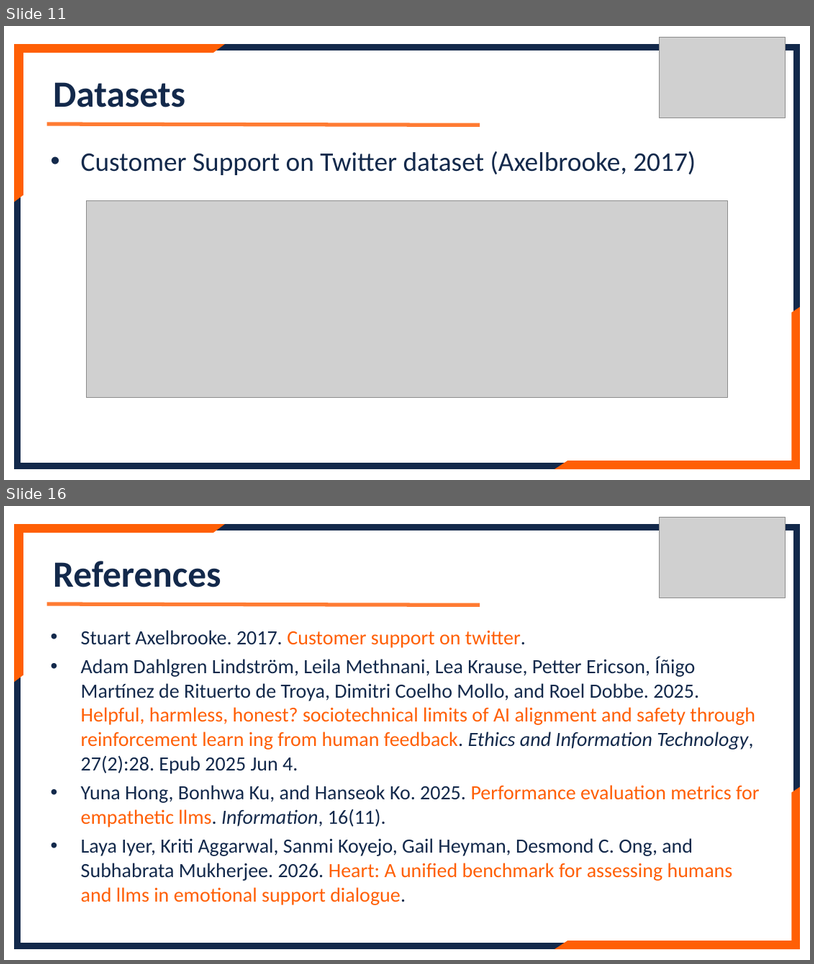
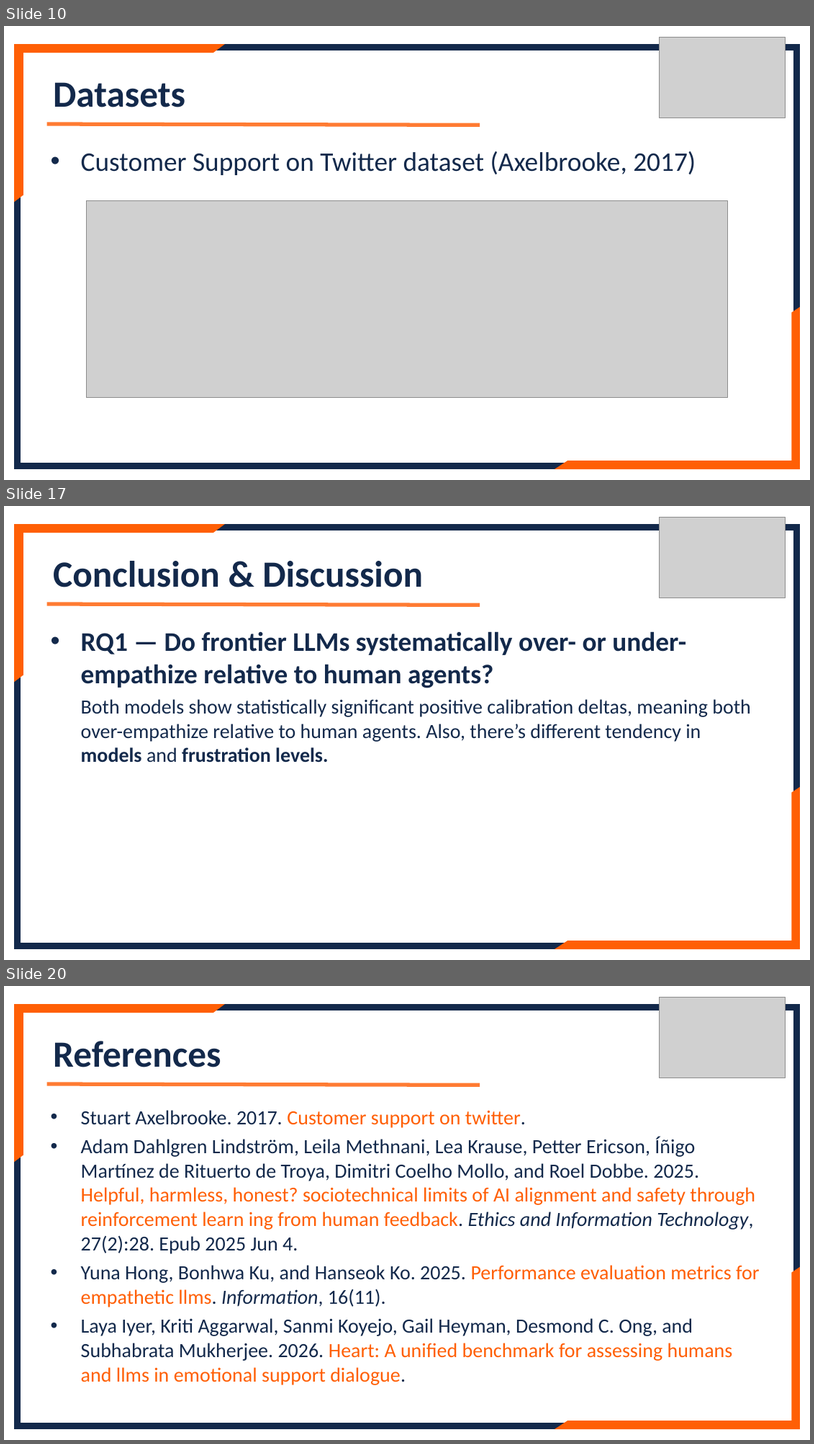
Before and after one commit to lennylin1998/ecs-llm, a slide deck: src/Files/Final_ppt.pptx. Shown one above the other, each under a label of ours: slides 11 and 16 before the commit, slides 10, 17 and 20 after it; the slides between them are not shown. The pictures are 814x964 and 814x1444 pixels, drawn with LibreOffice and Linux fonts; fonts in the diff are those of the drawing; grey boxes stand for pictures. Boxes give left, top, right and bottom in pixels: in the first picture for what was removed or moved away, otherwise in the second. Text is boxed around its words. In the diff, an @@ line names an element or a change of style, - is before the commit and + after.

```diff
--- a/src/Files/Final_ppt.pptx
+++ b/src/Files/Final_ppt.pptx
@@ slide 17 added at [4, 506, 810, 960], background #FFFFFF @@
@@ frame added at [15, 525, 800, 948], fill #13294B, outline #13294B 1.5 pt @@
@@ half frame added at [15, 525, 223, 681], fill #FF5F05, outline #FF5F05 1.5 pt @@
@@ picture added at [659, 518, 785, 598] @@
@@ text added at [53, 561, 423, 587], 44 pt, text #13294B, bold @@
+Conclusion & Discussion
@@ line added from (47, 604) to (480, 605), #FF5F05 4.5 pt @@
@@ text added at [81, 631, 751, 762], 24 pt, text #13294B @@
+• RQ1 — Do frontier LLMs systematically over- or under-empathize relative to human agents?
+  Both models show statistically significant positive calibration deltas, meaning both over-empathize relative to human agents. Also, there’s different tendency in models and frustration levels.
@@ half frame added at [557, 788, 800, 948], fill #FF5F05, outline #FF5F05 1.5 pt @@
@@ what was slide 11 is now slide 10 @@
@@ what was slide 16 is now slide 20 @@
```
Also in this commit, not shown: 5 slides changed, 5 other slides added, 2 slides removed, 5 other files.
